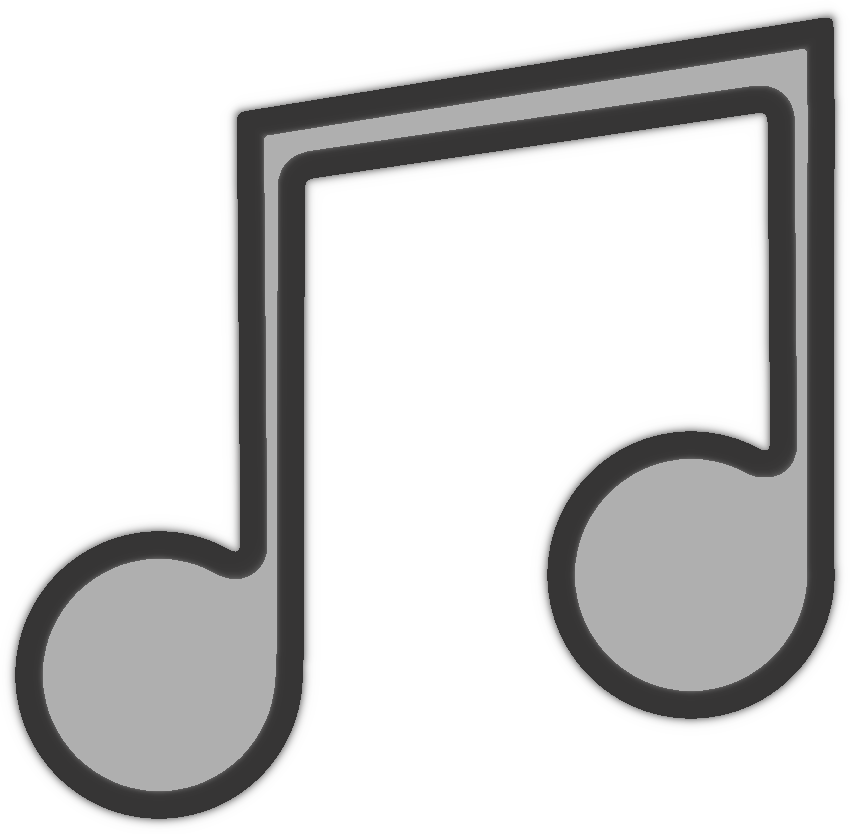
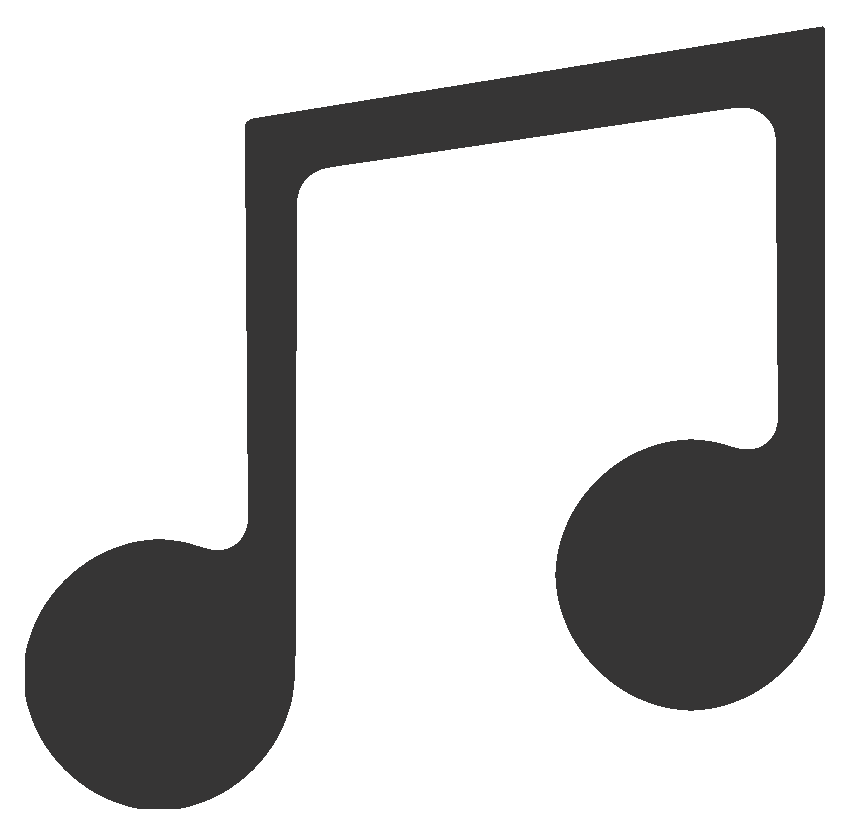
The second 850×834 image is a revision of the first. Changes to its layers:
painted on "Layer" over [4, 7, 846, 830]
